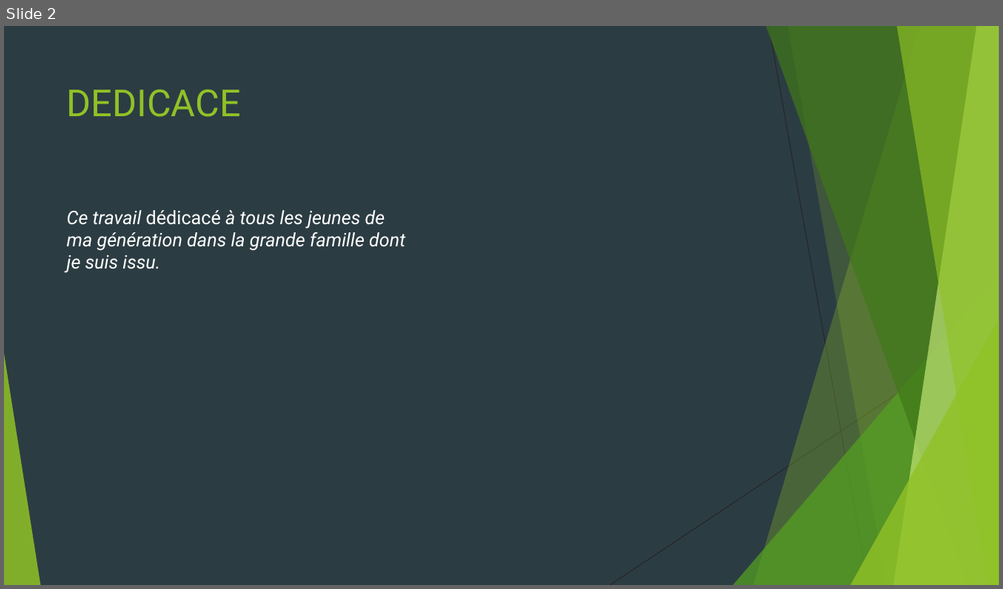
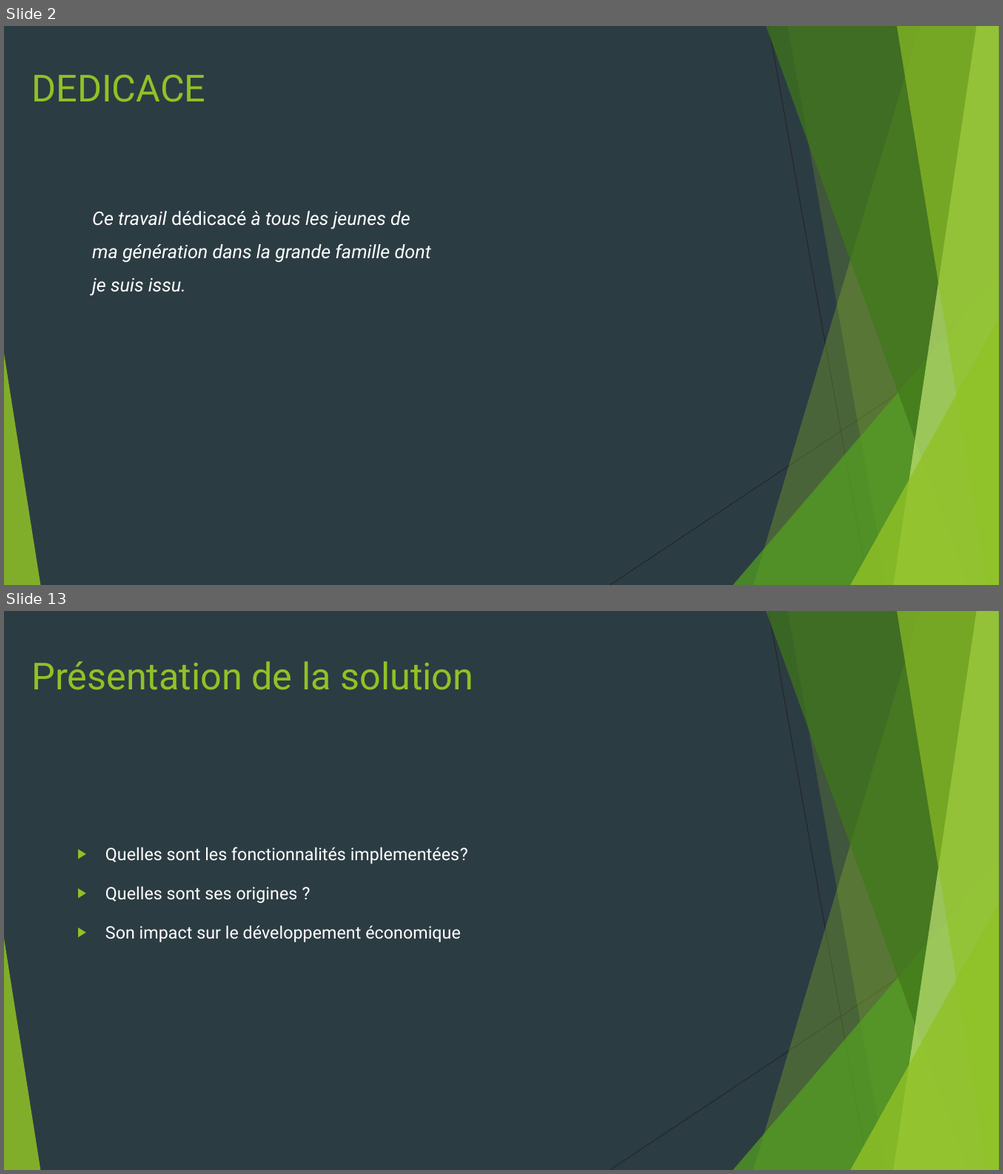
Before and after one commit to HeroNational/crowdfunding-App, a slide deck: rapport de stage/RApport de stage Slides.pptx. Shown one above the other, each under a label of ours: slide 2 before the commit, slides 2 and 13 after it; the slides between them are not shown. The pictures are 1003x589 and 1003x1174 pixels, drawn with LibreOffice and Linux fonts; fonts in the diff are those of the drawing. Boxes give left, top, right and bottom in pixels: in the first picture for what was removed or moved away, otherwise in the second. Text is boxed around its words. In the diff, an @@ line names an element or a change of style, - is before the commit and + after.

```diff
--- a/rapport de stage/RApport de stage Slides.pptx
+++ b/rapport de stage/RApport de stage Slides.pptx
@@ slide 13 added at <box>4,611,999,1170</box>, background #2C3C43; not listed: 10 template elements that a slide beside it also shows @@
@@ text added at <box>31,661,473,690</box>, 36 pt, text #90C226 @@
+Présentation de la solution
@@ text added at <box>105,847,468,943</box>, 16.6 pt, text #FFFFFF @@
+▶ Quelles sont les fonctionnalités implementées?
+▶ Quelles sont ses origines ?
+▶ Son impact sur le développement économique
@@ slide 2 changed as well @@
@@ title "DEDICACE": place and size @@
-title "DEDICACE" at <box>67,90,241,117</box>
+title "DEDICACE" at <box>31,75,205,102</box>
@@ text "Ce travail dédicacé à tous ...": place and size @@
-text "Ce travail dédicacé à tous ..." at <box>67,210,405,272</box>
+text "Ce travail dédicacé à tous ..." at <box>92,211,431,295</box>
@@ text "Ce travail dédicacé à tous ..." at <box>92,211,431,295</box>: line spacing 1 to 1.5 @@
```
Also in this commit, not shown: 1 other slide changed, 10 other slides added, 4 other files.
